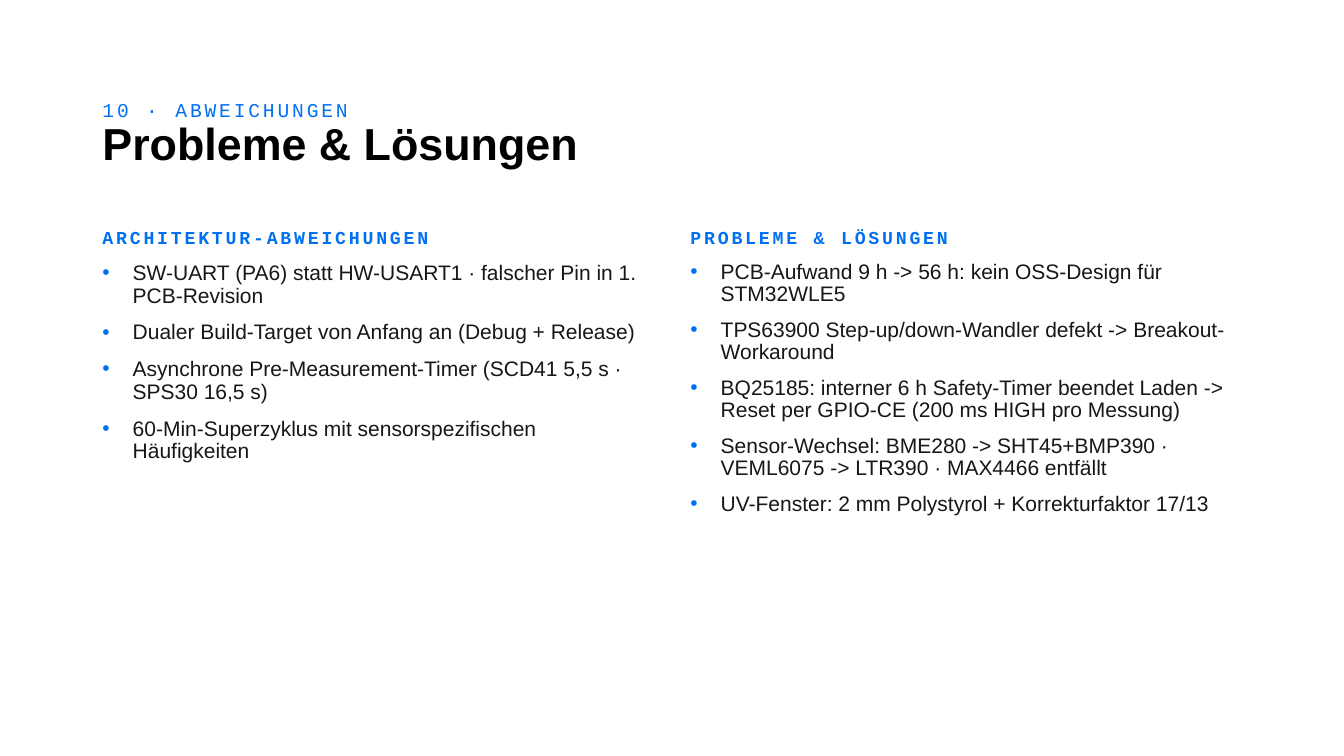
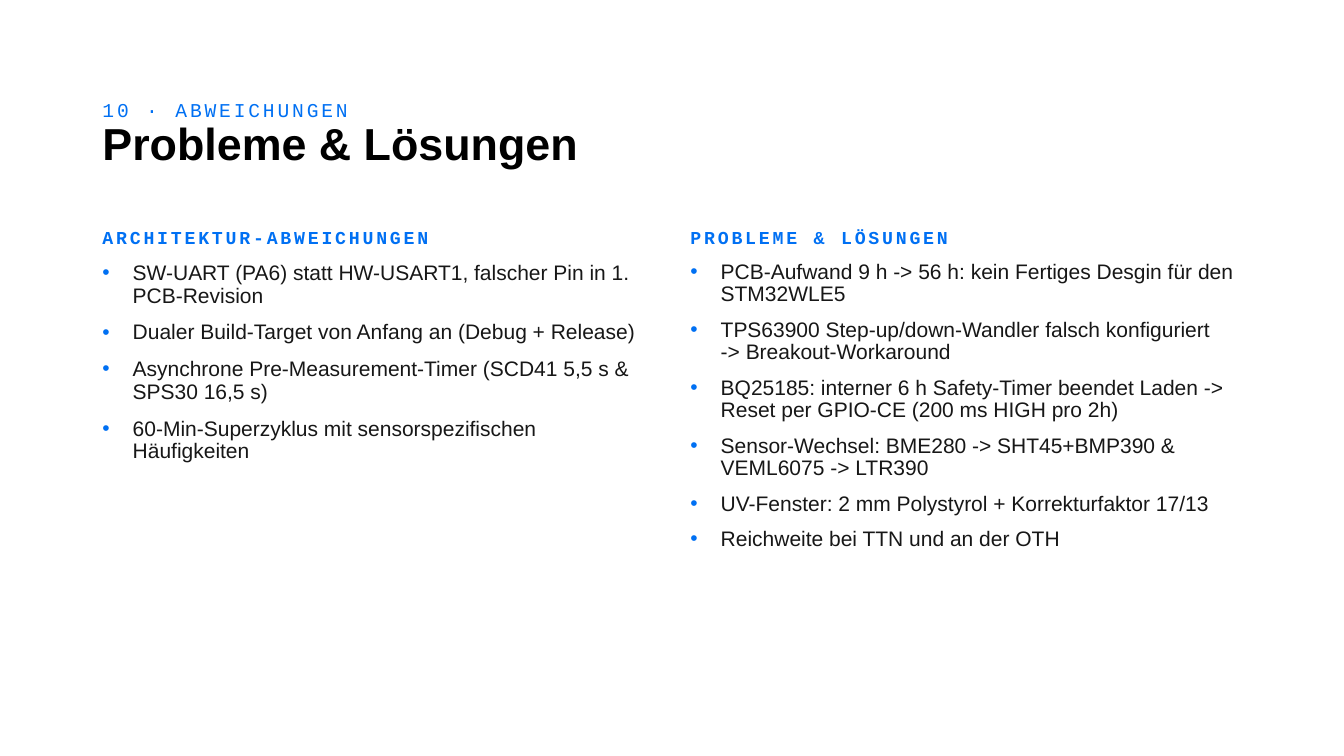
Before and after one commit to TexhFexLabs/HydroNodeStation, a slide deck: slide 11 of doc/study-documentation/dapi_presentation.pptx. Drawn at 1344x756 pixels with LibreOffice and Linux fonts; fonts in the diff are those of the drawing; background and template pictures are left out. Boxes give left, top, right and bottom in pixels: in the first picture for what was removed or moved away, otherwise in the second. Text is boxed around its words. In the diff, an @@ line names an element or a change of style, - is before the commit and + after.

```diff
--- a/doc/study-documentation/dapi_presentation.pptx
+++ b/doc/study-documentation/dapi_presentation.pptx
@@ text at bbox=[133, 264, 629, 304]: text changed @@
-• SW-UART (PA6) statt HW-USART1 · falscher Pin in 1. PCB-Revision
+• SW-UART (PA6) statt HW-USART1, falscher Pin in 1. PCB-Revision
@@ text at bbox=[721, 263, 1233, 476]: text changed @@
-• PCB-Aufwand 9 h -> 56 h: kein OSS-Design für STM32WLE5
-• TPS63900 Step-up/down-Wandler defekt -> Breakout-Workaround
-• BQ25185: interner 6 h Safety-Timer beendet Laden -> Reset per GPIO-CE (200 ms HIGH pro Messung)
-• Sensor-Wechsel: BME280 -> SHT45+BMP390 · VEML6075 -> LTR390 · MAX4466 entfällt
+• PCB-Aufwand 9 h -> 56 h: kein Fertiges Desgin für den STM32WLE5
+• TPS63900 Step-up/down-Wandler falsch konfiguriert
+  -> Breakout-Workaround
+• BQ25185: interner 6 h Safety-Timer beendet Laden -> Reset per GPIO-CE (200 ms HIGH pro 2h)
+• Sensor-Wechsel: BME280 -> SHT45+BMP390 & VEML6075 -> LTR390
@@ text at bbox=[721, 530, 1059, 547]: paragraph added @@
+• Reichweite bei TTN und an der OTH
```
Also in this commit, not shown: 5 other slides changed.
